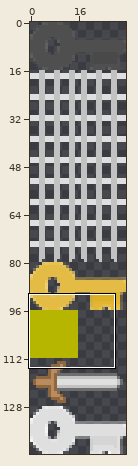
A sprite sheet gets an edit: assets/images/sprite_atlas.png. The first picture is a wide view before the edit; the outline marks the close-up.
Close-up. Before the edit:
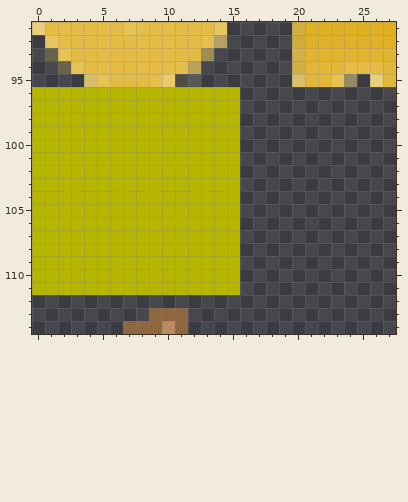
The file is 32x144 pixels. Pixels under 10% opacity are left out. Colours within 5 levels of each other are drawn and written as one. Shown: x 0..27, y 91..114.
And afterwards:
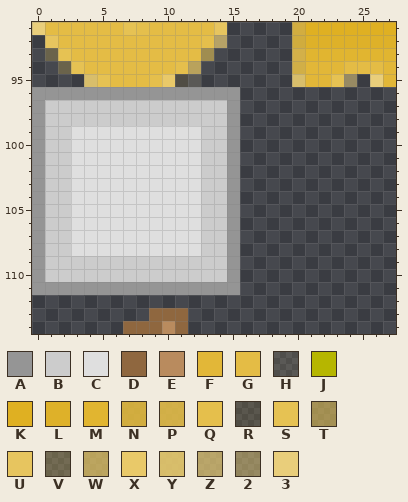
Palette (. is transparent): A #959595  B #cccccc  C #dfdfdf  D #8f673f  E #b98b5e  F #e2b738  G #e4bc45  H #efd7901e  J #b6b600  K #dfb022  L #deb129  M #e1b530  N #e3ba3ee3  P #e4bd48e3  Q #e5bf4c  R #e6c15120  S #e6c253  T #e7c45a97  U #e7c55f  V #e8c76247  W #e8c866ba  X #e9c969  Y #eacc6fe3  Z #ebce76b3  2 #eccf787d  3 #ecd07cfb
The exact change:
Colour A replaces colour J in row 96 at x 0 to 15; in rows 97 to 110 at x 0 and 15; in row 111 at x 0 to 15.
Colour B replaces colour J in rows 97 to 98 at x 1 to 14; in rows 99 to 108 at x 1 to 2 and 13 to 14; in rows 109 to 110 at x 1 to 14.
Colour C replaces colour J in rows 99 to 108 at x 3 to 12.
Pixel boxes of the changes (left, top, right, bottom) in both close-ups:
changed: (32, 87, 240, 295)
